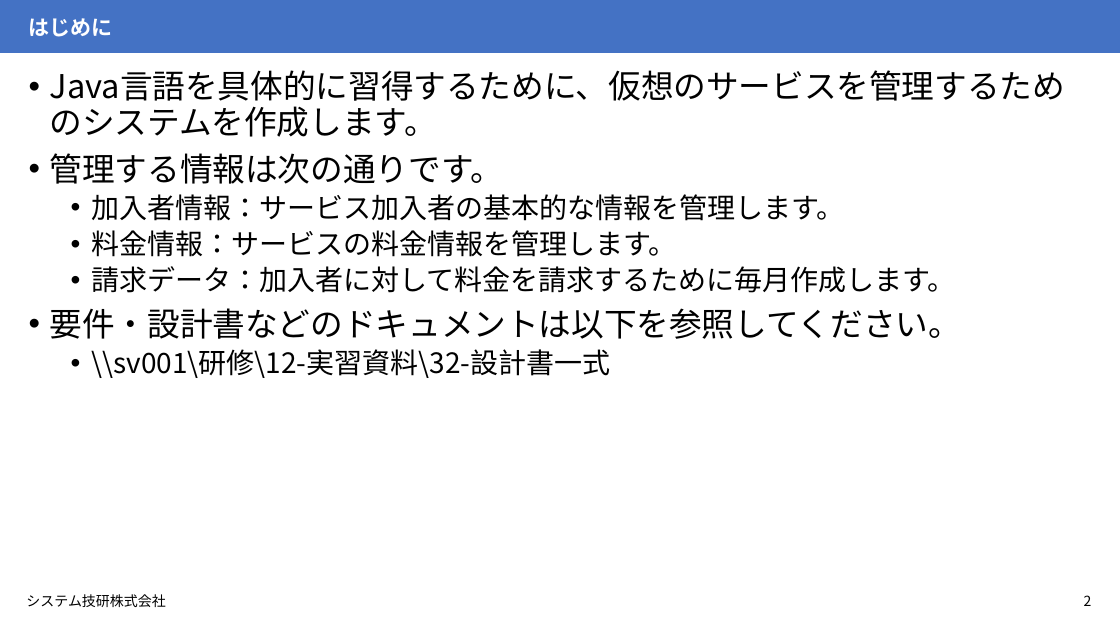
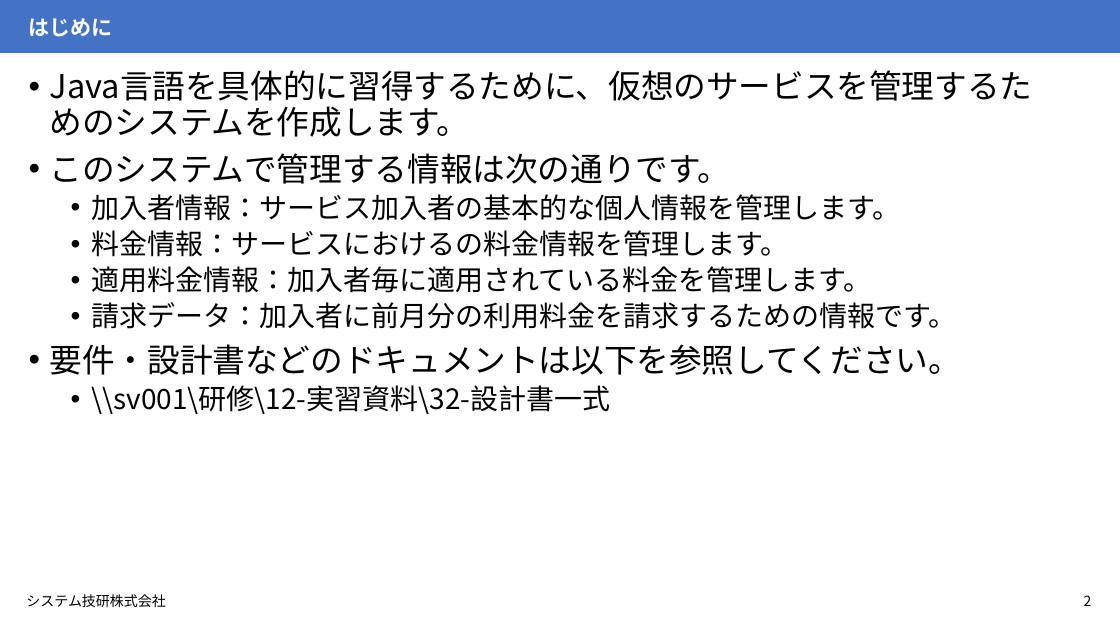
Before and after one commit to yukkeorg/JavaTraining, a slide deck: slide 2 of 03_webapp/docs/!イントロダクション.pptx. Drawn at 1120x630 pixels with LibreOffice and Linux fonts; fonts in the diff are those of the drawing. Boxes give left, top, right and bottom in pixels: in the first picture for what was removed or moved away, otherwise in the second. Text is boxed around its words. In the diff, an @@ line names an element or a change of style, - is before the commit and + after.

```diff
--- a/03_webapp/docs/!イントロダクション.pptx
+++ b/03_webapp/docs/!イントロダクション.pptx
@@ text at (50,153,957,329): text changed @@
-• 管理する情報は次の通りです。
-  • 加入者情報：サービス加入者の基本的な情報を管理します。
-  • 料金情報：サービスの料金情報を管理します。
-  • 請求データ：加入者に対して料金を請求するために毎月作成します。
+• このシステムで管理する情報は次の通りです。
+  • 加入者情報：サービス加入者の基本的な個人情報を管理します。
+  • 料金情報：サービスにおけるの料金情報を管理します。
+  • 適用料金情報：加入者毎に適用されている料金を管理します。
+  • 請求データ：加入者に前月分の利用料金を請求するための情報です。
```
Also in this commit, not shown: 1 other slide changed, 1 slide added.
